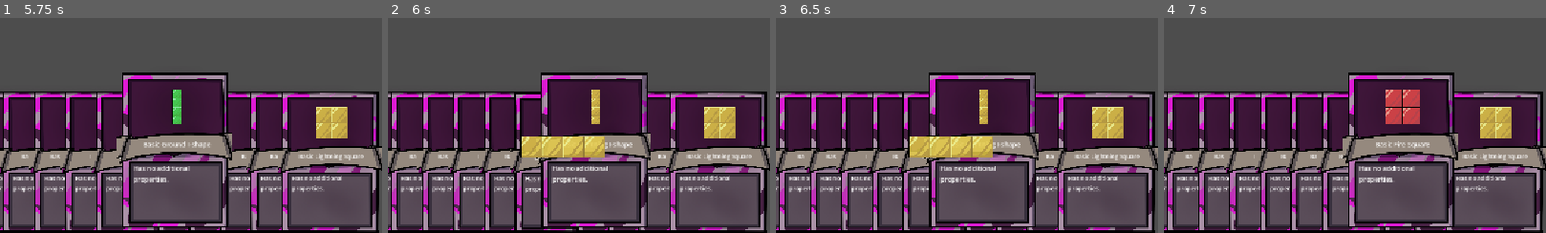
Above: before the commit, frames 1-4 (left to right).
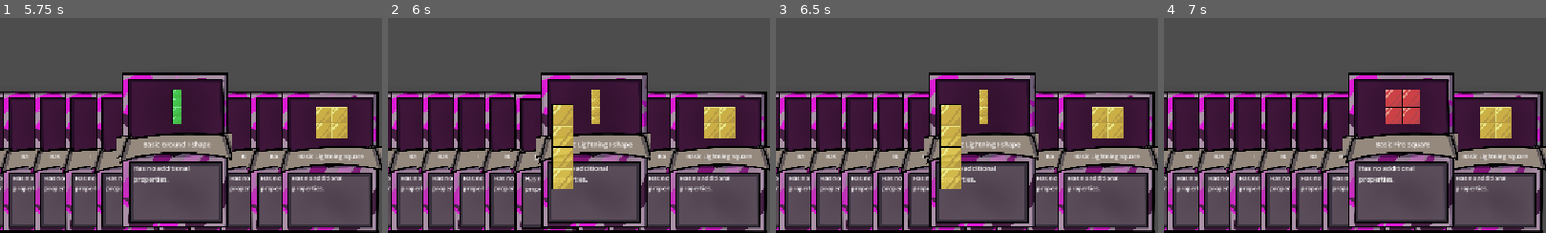
Above: after the commit, the same moments.

Repository: ttcs-games/godot-wild-jam-99
Game: Godot game, scene res://Main_menu.tscn
The game is run twice, just before and just after one commit, with the same random seed, the same clock (stepped at 60 frames per second) and the same inputs.
Inputs (mouse positions are % of the whole screen's width and height, from its top left):
- Up to frame 1 (5.75 s): click "Play" at 0.5 s; tap Enter at 1.25, 3.5, 5 s; drag from (49, 83) to (60, 28) at 1.27 s; tap Space at 2, 4.25 s; drag from (53, 80) to (45, 70) at 2.02 s; move the mouse to (57, 80) at 2.77 s; hold Right 2.78-3.5 s; tap X at 2.85 s; click (57, 80) at 2.92 s; drag from (61, 80) to (20, 35) at 3.52 s; drag from (65, 80) to (55, 50) at 4.27 s; drag from (69, 80) to (35, 25) at 5.02 s
- Up to frame 2 (6 s): tap Space at 5.75 s; move the mouse to (73, 80) at 5.77 s; hold Down from 5.78 s (still down); tap R at 5.85 s; click (73, 80) at 5.92 s
- Up to frame 3 (6.5 s): keep holding Down
- Up to frame 4 (7 s): release Down at 6.5 s; drag from (77, 80) to (30, 55) at 6.52 s
The pictures show only the part of the screen within x 50-100%, y 50-100%; the shares and areas given below are measured in that part.

Frame 1 is identical in both runs. In frame 2, 3.6% of the frame differs, in the area x 34-57%, y 40-80%; in frame 3, 3.6%; in frame 4, nothing differs.

Commit message:
Cards are removed when Played, Rotation Bug Fix

Diff:
--- a/Game_zone.tscn
+++ b/Game_zone.tscn
@@ -20,11 +20,6 @@
 
 [node name="Hand2" parent="Control" unique_id=435155043 instance=ExtResource("2_ob6xn")]
 layout_mode = 1
-anchors_preset = 0
-anchor_right = 0.0
-anchor_bottom = 0.0
-grow_horizontal = 1
-grow_vertical = 1
 
 [node name="CursorLayer2" type="CanvasLayer" parent="Control" unique_id=2095042195]
 
--- a/autoload/game_manager.gd
+++ b/autoload/game_manager.gd
@@ -10,7 +10,7 @@
 const CURSOR := preload("res://ui/held_cursor.tscn")
 
 var _active_card: Control = null
-var _active_card_index: int = 11 #because the player will never have more than 10 cards
+var _active_card_index: int = 1000 #because the player will never have more than 10 cards
 var _active_cursor: Node2D = null
 
 # Needs to be called
@@ -31,6 +31,13 @@
 	_active_cursor = CURSOR.instantiate()
 	_active_cursor.setup(card.card_data)
 	cursor_layer.add_child(_active_cursor)
+
+func remove_card() -> void:
+	_active_card.unlock()
+	_active_card = null
+	_active_cursor.queue_free()
+	_active_cursor = null
+
 
 func rotate_selection() -> void:
 	#squares dont change while rotating
--- a/data/card_factory.gd
+++ b/data/card_factory.gd
@@ -16,19 +16,19 @@
 static func standard_deck() -> Array[CardData]:
 	var deck: Array[CardData] = []
 
-	deck.append(make(L_SHAPE, Elements.Id.RED, BASIC_MATERIAL))
-	deck.append(make(L_SHAPE, Elements.Id.BLUE, BASIC_MATERIAL))
-	deck.append(make(L_SHAPE, Elements.Id.GREEN, BASIC_MATERIAL))
-	deck.append(make(L_SHAPE, Elements.Id.YELLOW, BASIC_MATERIAL))
+	deck.append(make(L_SHAPE.duplicate(), Elements.Id.RED, BASIC_MATERIAL))
+	deck.append(make(L_SHAPE.duplicate(), Elements.Id.BLUE, BASIC_MATERIAL))
+	deck.append(make(L_SHAPE.duplicate(), Elements.Id.GREEN, BASIC_MATERIAL))
+	deck.append(make(L_SHAPE.duplicate(), Elements.Id.YELLOW, BASIC_MATERIAL))
 
-	deck.append(make(I_SHAPE, Elements.Id.RED, BASIC_MATERIAL))
-	deck.append(make(I_SHAPE, Elements.Id.BLUE, BASIC_MATERIAL))
-	deck.append(make(I_SHAPE, Elements.Id.GREEN, BASIC_MATERIAL))
-	deck.append(make(I_SHAPE, Elements.Id.YELLOW, BASIC_MATERIAL))
+	deck.append(make(I_SHAPE.duplicate(), Elements.Id.RED, BASIC_MATERIAL))
+	deck.append(make(I_SHAPE.duplicate(), Elements.Id.BLUE, BASIC_MATERIAL))
+	deck.append(make(I_SHAPE.duplicate(), Elements.Id.GREEN, BASIC_MATERIAL))
+	deck.append(make(I_SHAPE.duplicate(), Elements.Id.YELLOW, BASIC_MATERIAL))
 
-	deck.append(make(SQUARE_SHAPE, Elements.Id.RED, BASIC_MATERIAL))
-	deck.append(make(SQUARE_SHAPE, Elements.Id.BLUE, BASIC_MATERIAL))
-	deck.append(make(SQUARE_SHAPE, Elements.Id.GREEN, BASIC_MATERIAL))
-	deck.append(make(SQUARE_SHAPE, Elements.Id.YELLOW, BASIC_MATERIAL))
+	deck.append(make(SQUARE_SHAPE.duplicate(), Elements.Id.RED, BASIC_MATERIAL))
+	deck.append(make(SQUARE_SHAPE.duplicate(), Elements.Id.BLUE, BASIC_MATERIAL))
+	deck.append(make(SQUARE_SHAPE.duplicate(), Elements.Id.GREEN, BASIC_MATERIAL))
+	deck.append(make(SQUARE_SHAPE.duplicate(), Elements.Id.YELLOW, BASIC_MATERIAL))
 
 	return deck
--- a/grid.gd
+++ b/grid.gd
@@ -145,10 +145,8 @@
 		if not ok:
 			placement_rejected.emit(test_offsets)
 
-	if event is InputEventMouseButton and event.pressed and event.button_index == MOUSE_BUTTON_LEFT:
+	elif event is InputEventMouseButton and event.pressed and event.button_index == MOUSE_BUTTON_LEFT:
 		var test_offsets: Array[Vector2i] = GameManager._active_card.card_data.shape.offsets
 		var ok := place(test_offsets, hovered_cell, GameManager._active_card.card_data.element)
 		if not ok:
 			placement_rejected.emit(test_offsets)
-		else:
-			return #todo: make the card disappear from the hand.
--- a/tests/cursor_test.gd
+++ b/tests/cursor_test.gd
@@ -2,8 +2,8 @@
 
 extends Control
 
-@onready var hand: Control = $Hand
-@onready var cursor_layer: CanvasLayer = $CursorLayer
+@onready var hand: Control = $Hand2
+@onready var cursor_layer: CanvasLayer = $CursorLayer2
 
 func _ready() -> void:
 	# Init GameManager with hand and cursor layer
--- a/ui/hand.gd
+++ b/ui/hand.gd
@@ -76,7 +76,7 @@
 	card_selected.emit(card, cards.find(card))
 
 func _on_grid_shape_placed(cells: Array[Vector2i], element: Elements.Id) -> void:
-	print(cards)
-	cards.remove_at(GameManager._active_card_index)
+	var card = cards.pop_at(GameManager._active_card_index)
+	GameManager.remove_card()
+	card.queue_free()
 	_layout()
-	print("this running?")
--- a/ui/held_cursor.gd
+++ b/ui/held_cursor.gd
@@ -24,6 +24,9 @@
 func _unhandled_input(event: InputEvent) -> void:
 	if event is InputEventKey and event.pressed and event.keycode == KEY_R:
 		GameManager.rotate_selection()
+	elif event is InputEventMouseButton and event.pressed and event.button_index == MOUSE_BUTTON_RIGHT:
+		GameManager.remove_card()
+		get_viewport().set_input_as_handled()
 
 
 # Set shape's center to be located at the mouse's location
